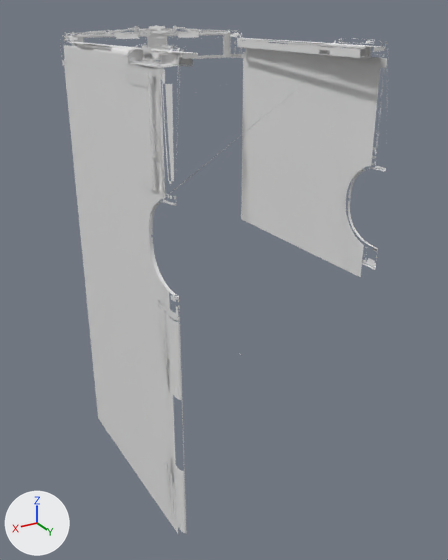
One commit to the OBJ model builder/parts/EXTERIOR - Shell.obj: the scene before it, then after it.
Both versions are drawn from a 50 mm camera at (162.0, 211.0, 108.0) aimed at (35.0, -1.0, 2.0). The axes (+X, +Y, +Z) are drawn at lower left. The lights are the same throughout. The picture after the commit comes second. Where no turn or scale is listed for an object, it has been applied to the vertices. Vertices at exactly the same position are counted once.

The first picture shows 'EXTERIOR - Shell'.
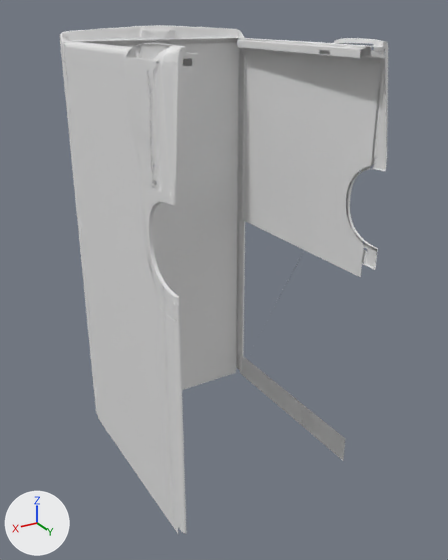
Boxes (x1, y1, x2, y2) around the edits, measured in the pictures (448 x 560 px; the box of a moved part takes in the faces that stretch with it):
'EXTERIOR - Shell', reshaped: before (60, 25, 388, 533); after (60, 25, 388, 534)
part 1 of me_exterior___shell, added: after (117, 42, 239, 390)
part 2 of me_exterior___shell, deleted: before (84, 31, 386, 309)
part 3 of me_exterior___shell, moved or reshaped: (60, 25, 388, 533) in both

The change, as a list of edits to the scene's bpy script:
```text
Change me_exterior___shell:
    used by ob_exterior___shell; location = (0.0, 0.0, 0.0)
    remove me_exterior___shell.from_pydata(...)  # 19593 vertices, 16393 faces; spans x -8.0..82.0, y -57.0..45.0, z -85.0..103.0
    add me_exterior___shell.from_pydata(...)  # 17065 vertices, 20114 faces; spans x -8.0..82.0, y -57.0..45.0, z -85.0..103.0
    me_exterior___shell part 1: a new loose piece, a box spanning x -4.58..78.33, y -55.24..-54.26, z -85.22..95.54
    me_exterior___shell part 2: 346 loose pieces with 1285 vertices, spanning x -8.0..82.0, y -57.0..45.0, z -78.0..101.0, are deleted
    me_exterior___shell part 3: 1691 vertices moved within x -8.0..82.0, y -57.0..45.0, z -83.0..103.0; 5026 vertices removed from x -8.0..82.0, y -57.0..45.0, z -78.0..103.0; 3775 vertices added at x -8.0..82.0, y -57.0..45.0, z -85.0..103.0
    other edits to the shape of me_exterior___shell do not show in these pictures
```
